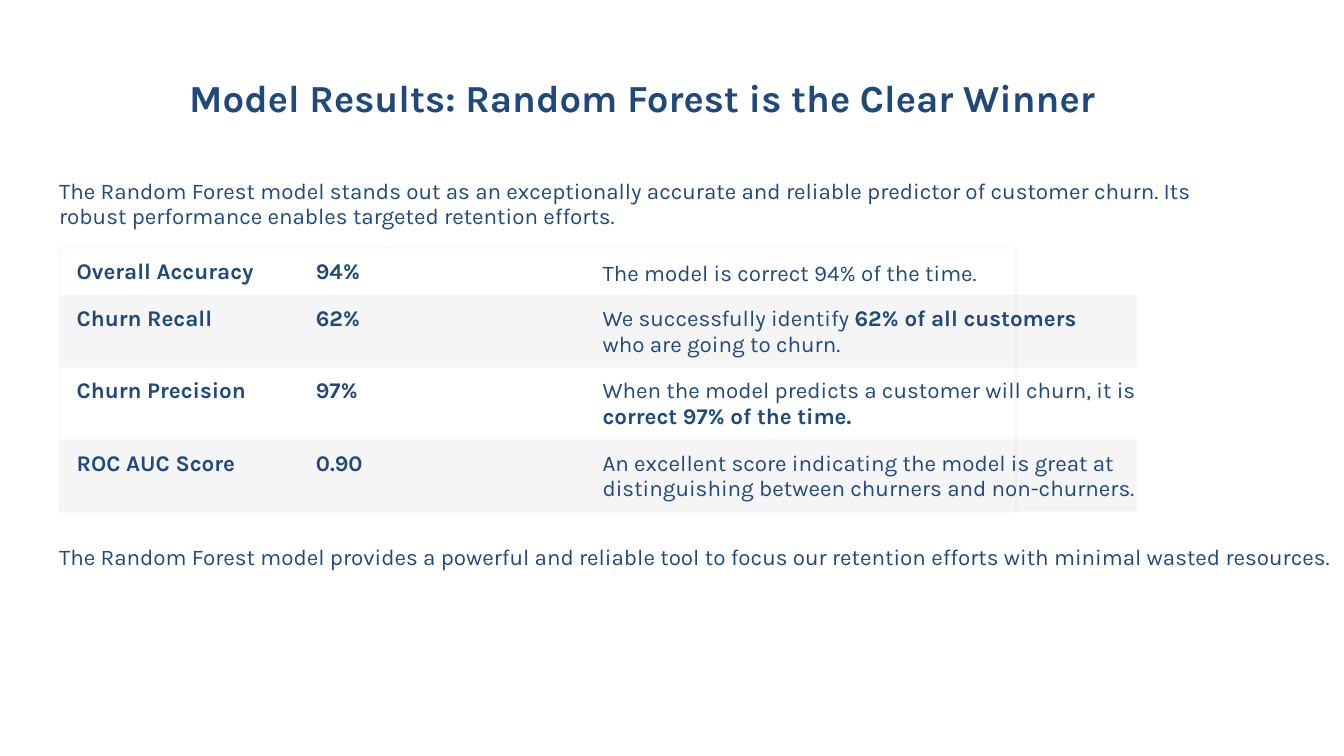
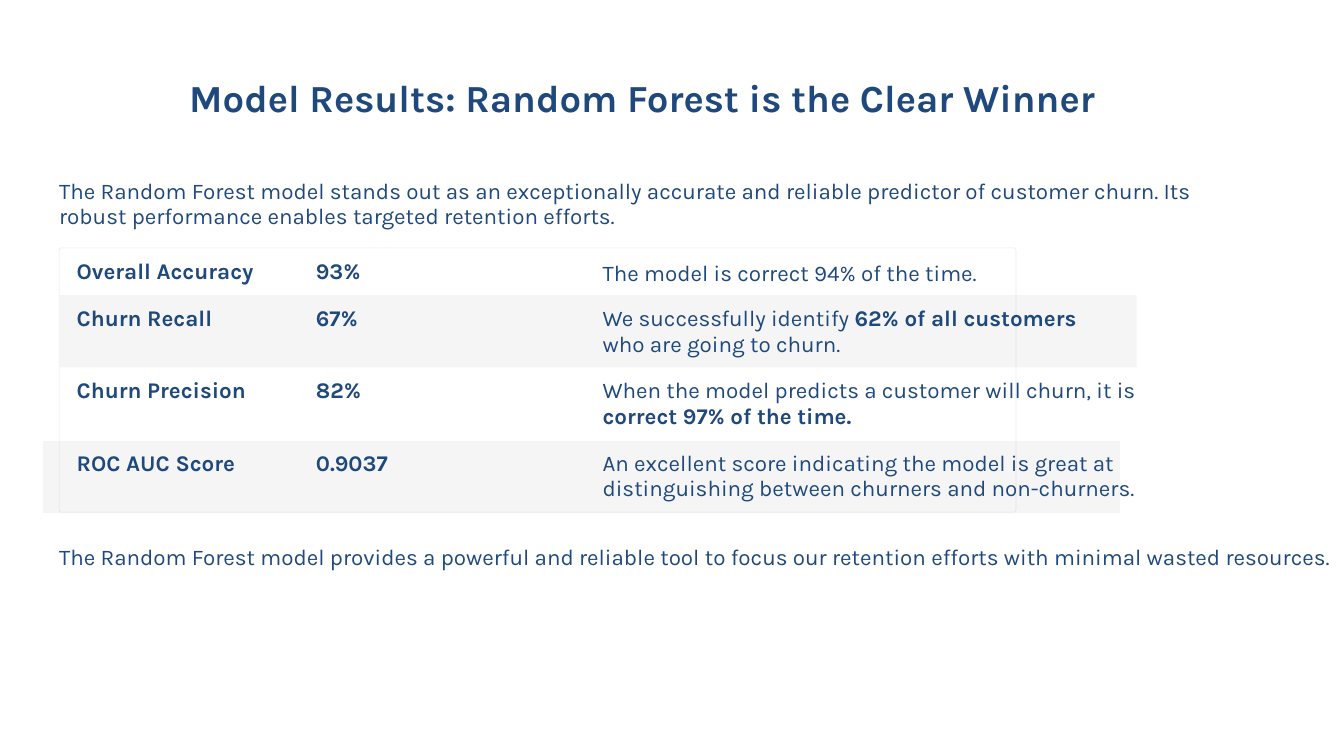
Before and after one commit to snyabut/SamwelOngechi_Churn-SyriaTel, a slide deck: slide 10 of Predict_Customer_Churn_Presentation.pptx. Drawn at 1344x756 pixels with LibreOffice and Linux fonts; fonts in the diff are those of the drawing. Boxes give left, top, right and bottom in pixels: in the first picture for what was removed or moved away, otherwise in the second. Text is boxed around its words. In the diff, an @@ line names an element or a change of style, - is before the commit and + after.

```diff
--- a/Predict_Customer_Churn_Presentation.pptx
+++ b/Predict_Customer_Churn_Presentation.pptx
@@ text at (x1=316, y1=264, x2=361, y2=280): text changed @@
-94%
+93%
@@ text at (x1=316, y1=311, x2=358, y2=327): text changed @@
-62%
+67%
@@ text at (x1=316, y1=383, x2=361, y2=399): text changed @@
-97%
+82%
@@ rectangle moved from (x1=60, y1=439, x2=1137, y2=511) to (x1=43, y1=441, x2=1120, y2=513) @@
@@ text at (x1=316, y1=456, x2=388, y2=472): text changed @@
-0.90
+0.9037
```
Also in this commit, not shown: 1 other slide changed, 3 other files.
